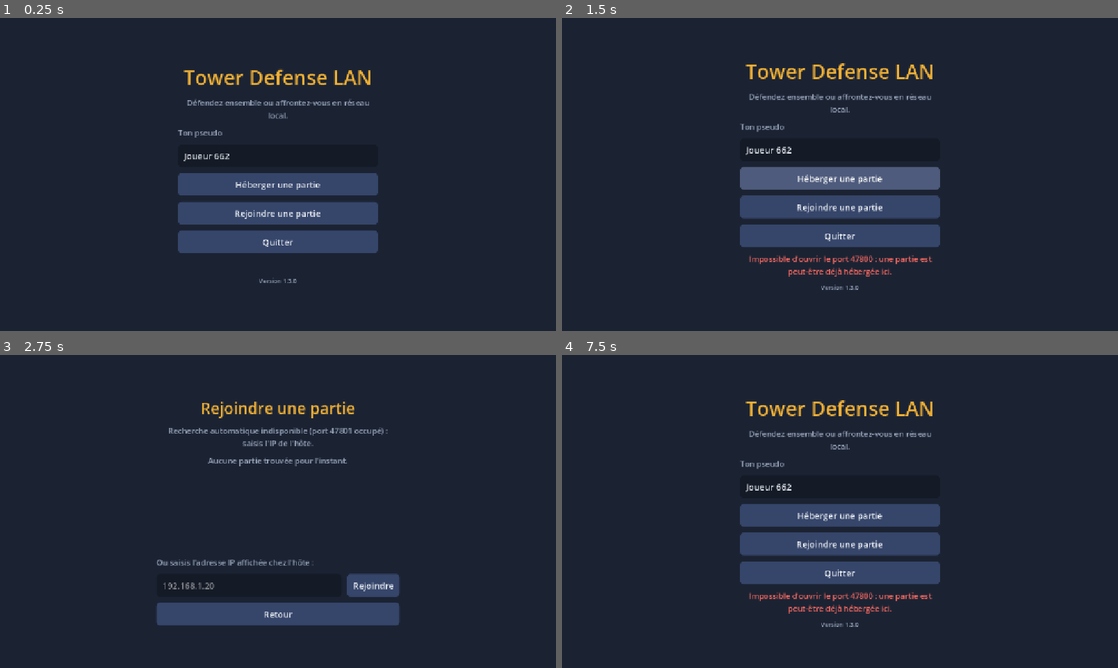
Above: before the commit, frames 1-4 (two rows, left to right).
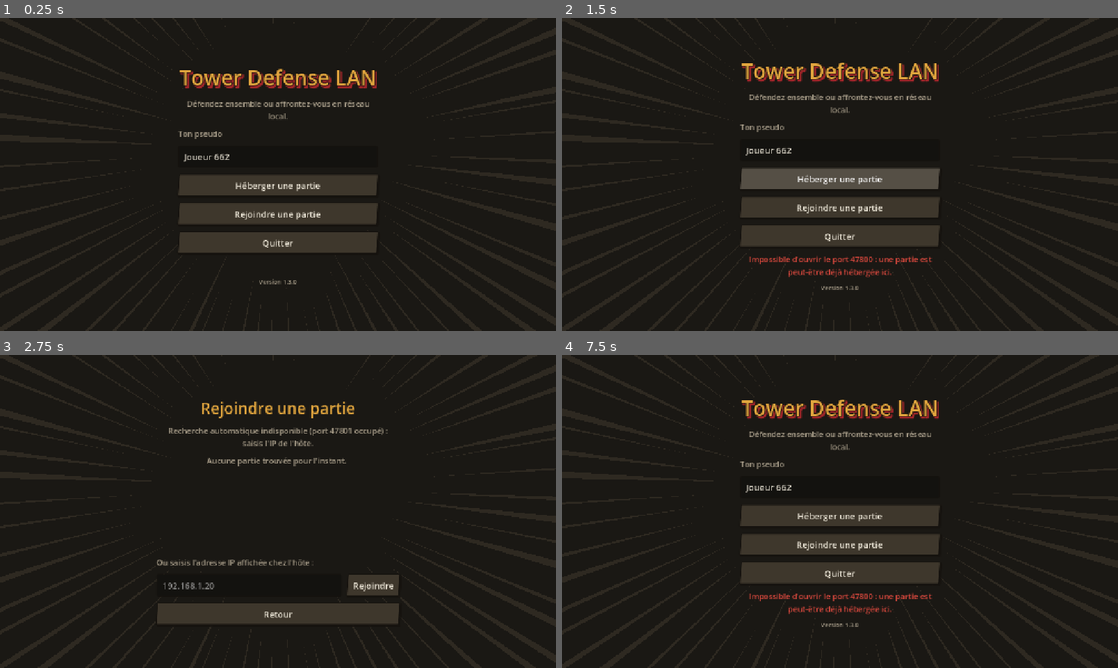
Above: after the commit, the same moments.

Repository: Forthtilliath/tower-defense-lan
Game: Godot game, scene res://scenes/main.tscn
Same seed, same stepped clock (60 frames per second), same inputs: the game is played once before the commit and once after it.
Inputs (mouse positions are in pixels of both pictures, inside the frame that each line leads up to):
- Up to frame 1 (0.25 s): no input
- Up to frame 2 (1.5 s): click "Héberger une partie" at 0.5 s; click "Héberger une partie" at 1.25 s
- Up to frame 3 (2.75 s): click "Rejoindre une partie" at 2 s
- Up to frame 4 (7.5 s): click "Retour" at 2.75 s; click "Rejoindre une partie" at 3.5 s; click "Retour" at 4.25 s; click "Héberger une partie" at 5 s; click "Héberger une partie" at 5.75 s; click "Héberger une partie" at 6.5 s; tap Enter at 7.25 s; move the mouse to (962, 495) at 7.27 s; click (962, 495) at 7.42 s

The runs differ from the first frame. In frame 1, 89% of the frame differs, in the area x 0-100%, y 0-100%; in frame 2, 89%; in frame 3, 90%; in frame 4, 89%.
Error after the commit: Parse Error: Static function "tile()" not found in base "BoardPainter". (res://scripts/ui/board_view.gd:70)

Commit message:
feat: draw menus and terrain in manga ink style

Diff:
--- a/scripts/ui/board_painter.gd
+++ b/scripts/ui/board_painter.gd
@@ -1,64 +1,7 @@
 class_name BoardPainter
 extends RefCounted
-## Formes dessinées du terrain (sans image) : cases, cases spéciales, trajectoire des volants.
-
-
-static func tile(ci: CanvasItem, map: MapDef, data: GameData, index: int, r: Rect2) -> void:
-	var kind := map.cells[index]
-	var c := map.cell_coords(index)
-	var col: Color = BoardView.TILE_COLORS[kind]
-	if kind == MapDef.Cell.BUILD and (c.x + c.y) % 2 == 0:
-		col = col.lightened(0.05)
-	ci.draw_rect(r, col)
-	var center := r.get_center()
-	var s := r.size.x
-	match kind:
-		MapDef.Cell.BUILD:
-			ci.draw_rect(r.grow(-1), Color(0, 0, 0, 0.07), false, 1.0)
-			var special := map.special_at(index)
-			if special >= 0 and data != null:
-				_special(ci, data.specials[special], center, s)
-		MapDef.Cell.ROCK:
-			ci.draw_circle(center + Vector2(s * 0.05, s * 0.08), s * 0.3, Color("#6f747c"))
-			ci.draw_circle(center - Vector2(s * 0.08, s * 0.05), s * 0.22, Color("#9aa0a8"))
-		MapDef.Cell.TREE:
-			ci.draw_rect(Rect2(center + Vector2(-s * 0.05, s * 0.1), Vector2(s * 0.1, s * 0.28)), Color("#6b4a2b"))
-			ci.draw_circle(center - Vector2(0, s * 0.05), s * 0.3, Color("#2f6b2c"))
-			ci.draw_circle(center - Vector2(s * 0.08, s * 0.12), s * 0.14, Color("#3f8a3a"))
-		MapDef.Cell.WATER:
-			for k in 2:
-				var y := r.position.y + s * (0.35 + 0.3 * k)
-				ci.draw_line(Vector2(r.position.x + s * 0.2, y), Vector2(r.end.x - s * 0.2, y), Color(1, 1, 1, 0.25), 2.0)
-		MapDef.Cell.START:
-			ci.draw_circle(center, s * 0.38, Color("#4b2a78"))
-			ci.draw_circle(center, s * 0.26, Color("#8f5ce0"))
-			ci.draw_circle(center, s * 0.12, Color("#e5d4ff"))
-		MapDef.Cell.END:
-			var base := Rect2(center - Vector2(s * 0.32, s * 0.2), Vector2(s * 0.64, s * 0.5))
-			ci.draw_rect(base, Color("#a7b0bf"))
-			for k in 3:
-				ci.draw_rect(Rect2(base.position + Vector2(k * s * 0.24, -s * 0.12), Vector2(s * 0.16, s * 0.14)), Color("#a7b0bf"))
-			ci.draw_rect(Rect2(center + Vector2(-s * 0.08, s * 0.08), Vector2(s * 0.16, s * 0.22)), Color("#4a3a2a"))
-
-
-## Case spéciale : cadre lumineux de sa couleur et symbole selon le bonus.
-static func _special(ci: CanvasItem, special: Dictionary, center: Vector2, s: float) -> void:
-	var col := Color(special["color"])
-	var r := Rect2(center - Vector2(s, s) * 0.5, Vector2(s, s)).grow(-s * 0.08)
-	ci.draw_rect(r, Color(col, 0.18))
-	ci.draw_rect(r, Color(col, 0.85), false, maxf(1.5, s * 0.05))
-	var k := s * 0.16
-	if special["range"] > 1.0:  # colline : deux sommets
-		ci.draw_colored_polygon(PackedVector2Array([center + Vector2(-k * 1.6, k), center + Vector2(-k * 0.3, -k), center + Vector2(k, k)]), Color(col, 0.9))
-		ci.draw_colored_polygon(PackedVector2Array([center + Vector2(-k * 0.2, k), center + Vector2(k * 0.8, -k * 0.4), center + Vector2(k * 1.7, k)]), Color(col.darkened(0.2), 0.9))
-	elif special["damage"] > 1.0:  # cristal : losange
-		ci.draw_colored_polygon(PackedVector2Array([center + Vector2(0, -k * 1.5), center + Vector2(k, 0), center + Vector2(0, k * 1.5), center + Vector2(-k, 0)]), Color(col, 0.95))
-	elif special["rate"] > 1.0:  # rune : cercle gravé
-		ci.draw_arc(center, k * 1.3, 0.0, TAU, 20, Color(col, 0.95), maxf(1.5, s * 0.05))
-		ci.draw_line(center - Vector2(0, k), center + Vector2(0, k), Color(col, 0.95), maxf(1.5, s * 0.05))
-	else:  # filon d'or : pépites
-		ci.draw_circle(center + Vector2(-k * 0.6, k * 0.3), k * 0.6, Color(col, 0.95))
-		ci.draw_circle(center + Vector2(k * 0.7, -k * 0.2), k * 0.45, Color(col, 0.95))
+## Surcouches du terrain : zones des joueurs et trajectoire des volants (le décor des cases
+## est dans TerrainPainter).
 
 
 ## Couleur de chaque zone de joueur : celle du (premier) joueur qui la tient.
@@ -85,7 +28,7 @@
 		var c := map.cell_coords(i)
 		var r := Rect2(origin + Vector2(c) * ts, Vector2(ts, ts))
 		ci.draw_rect(r, Color(colors[z], 0.16))
-		var edge := Color(colors[z], 0.75)
+		var edge := Color(colors[z], 0.8)
 		if c.x + 1 < map.width and _other_zone(map, i + 1, z):
 			ci.draw_line(Vector2(r.end.x, r.position.y), r.end, edge, w)
 		if c.x > 0 and _other_zone(map, i - 1, z):
@@ -104,4 +47,4 @@
 static func flight_paths(ci: CanvasItem, map: MapDef, origin: Vector2, ts: float) -> void:
 	for p in map.start_count():
 		var pts: PackedVector2Array = map.air_paths[p]
-		ci.draw_dashed_line(origin + pts[0] * ts, origin + pts[pts.size() - 1] * ts, Color(1, 1, 1, 0.22), maxf(1.5, ts * 0.04), ts * 0.25)
+		ci.draw_dashed_line(origin + pts[0] * ts, origin + pts[pts.size() - 1] * ts, Color(Ink.PAPER, 0.3), maxf(1.5, ts * 0.04), ts * 0.25)
--- /dev/null
+++ b/scripts/ui/ink.gd
@@ -0,0 +1,64 @@
+class_name Ink
+extends RefCounted
+## Style manga : encre, palette terreuse et petites formes réutilisables (contours, ellipses,
+## éclats d'impact). Tout est dessiné en code, sans image ni shader.
+
+const INK := Color("#15120e")
+const PAPER := Color("#f4eedf")
+const STEAM := Color(0.96, 0.93, 0.88, 0.55)
+const STONE := Color("#9b9384")
+const STONE_DARK := Color("#6c655a")
+
+
+## Épaisseur de trait d'encre adaptée à la taille des cases.
+static func width(ts: float, k := 0.045) -> float:
+	return maxf(1.5, ts * k)
+
+
+## Disque cerné d'encre, en deux tons (ombre franche en bas à droite).
+static func disc(ci: CanvasItem, c: Vector2, r: float, col: Color, w: float) -> void:
+	ci.draw_circle(c, r + w, INK)
+	ci.draw_circle(c, r, col.darkened(0.32))
+	ci.draw_circle(c - Vector2(r, r) * 0.14, r * 0.84, col)
+
+
+## Polygone plein cerné d'encre.
+static func poly(ci: CanvasItem, pts: PackedVector2Array, col: Color, w: float) -> void:
+	ci.draw_colored_polygon(pts, col)
+	var closed := pts.duplicate()
+	closed.append(pts[0])
+	ci.draw_polyline(closed, INK, w, true)
+
+
+## Ellipse pleine (ombre au sol, reflets) via une transformation temporaire.
+static func ellipse(ci: CanvasItem, c: Vector2, rx: float, ry: float, col: Color) -> void:
+	if rx <= 0.0 or ry <= 0.0:
+		return
+	ci.draw_set_transform(c, 0.0, Vector2(1.0, ry / rx))
+	ci.draw_circle(Vector2.ZERO, rx, col)
+	ci.draw_set_transform_matrix(Transform2D.IDENTITY)
+
+
+## Éclat d'impact façon manga : étoile aux pointes irrégulières (déterministe selon salt).
+static func burst(c: Vector2, outer: float, inner: float, points: int, salt: int) -> PackedVector2Array:
+	var pts := PackedVector2Array()
+	for k in points * 2:
+		var jitter := 0.75 + 0.5 * noise(salt, k)
+		var rad := (outer if k % 2 == 0 else inner) * jitter
+		pts.append(c + Vector2.from_angle(PI * k / points) * rad)
+	return pts
+
+
+## Lignes de vitesse rayonnantes entre deux rayons.
+static func speed_lines(ci: CanvasItem, c: Vector2, r0: float, r1: float, count: int, col: Color, w: float, salt: int) -> void:
+	for k in count:
+		var a := TAU * (k + 0.5 * noise(salt, k)) / count
+		var d := Vector2.from_angle(a)
+		ci.draw_line(c + d * r0, c + d * r1 * (0.8 + 0.3 * noise(salt + 7, k)), col, w)
+
+
+## Bruit déterministe dans [0, 1[ (variations de décor stables d'une image à l'autre).
+static func noise(salt: int, k: int) -> float:
+	var h := (salt * 73856093) ^ (k * 19349663)
+	h = (h ^ (h >> 13)) * 1274126177
+	return float((h >> 8) & 0xffff) / 65536.0
--- a/scripts/ui/main.gd
+++ b/scripts/ui/main.gd
@@ -2,6 +2,7 @@
 ## Racine de l'application : affiche un écran à la fois (menu, rejoindre, salon, partie).
 
 var _screen: Control
+var _backdrop: MangaBackdrop
 
 
 func _ready() -> void:
@@ -11,6 +12,8 @@
 	bg.set_anchors_preset(PRESET_FULL_RECT)
 	bg.mouse_filter = MOUSE_FILTER_IGNORE
 	add_child(bg)
+	_backdrop = MangaBackdrop.new()
+	add_child(_backdrop)
 	Net.match_started.connect(show_game)
 	Net.session_ended.connect(show_menu)
 	Net.back_to_lobby.connect(show_lobby)
@@ -42,6 +45,7 @@
 	if _screen != null:
 		_screen.queue_free()
 	_screen = screen
+	_backdrop.visible = not (screen is GameScreen)  # pas de lignes de vitesse derrière le plateau
 	add_child(screen)
 
 
--- /dev/null
+++ b/scripts/ui/manga_backdrop.gd
@@ -0,0 +1,25 @@
+class_name MangaBackdrop
+extends Control
+## Fond des menus : lignes de vitesse rayonnantes façon planche de manga.
+## Dessiné une seule fois (redessiné seulement si la fenêtre change de taille).
+
+const RAYS := 72
+
+
+func _init() -> void:
+	set_anchors_preset(PRESET_FULL_RECT)
+	mouse_filter = MOUSE_FILTER_IGNORE
+
+
+func _draw() -> void:
+	draw_rect(Rect2(Vector2.ZERO, size), UiTheme.BG)
+	var c := Vector2(size.x * 0.5, size.y * 0.42)
+	var r0 := minf(size.x, size.y) * 0.34
+	var r1 := size.length()
+	for k in RAYS:
+		var a := TAU * (k + 0.6 * Ink.noise(3, k)) / RAYS
+		var spread := 0.006 + 0.012 * Ink.noise(5, k)
+		var start := r0 * (1.0 + 0.5 * Ink.noise(9, k))
+		var tri := PackedVector2Array([c + Vector2.from_angle(a) * start,
+			c + Vector2.from_angle(a - spread) * r1, c + Vector2.from_angle(a + spread) * r1])
+		draw_colored_polygon(tri, Color(UiTheme.PANEL_LIGHT, 0.55))
--- a/scripts/ui/menu_screen.gd
+++ b/scripts/ui/menu_screen.gd
@@ -18,7 +18,7 @@
 	var box := UiTheme.vbox(14)
 	box.custom_minimum_size.x = 460
 	add_child(box)
-	box.add_child(UiTheme.label("Tower Defense LAN", 46, UiTheme.ACCENT, HORIZONTAL_ALIGNMENT_CENTER))
+	box.add_child(UiTheme.title("Tower Defense LAN", 48))
 	box.add_child(UiTheme.label("Défendez ensemble ou affrontez-vous en réseau local.", 18, UiTheme.MUTED, HORIZONTAL_ALIGNMENT_CENTER))
 	box.add_child(UiTheme.label("Ton pseudo", 18, UiTheme.MUTED))
 	_name_edit = LineEdit.new()
--- /dev/null
+++ b/scripts/ui/special_painter.gd
@@ -0,0 +1,27 @@
+class_name SpecialPainter
+extends RefCounted
+## Case spéciale : dalle cernée d'encre de sa couleur et symbole selon le bonus.
+
+
+static func draw(ci: CanvasItem, special: Dictionary, center: Vector2, s: float) -> void:
+	var col := Color(special["color"])
+	var w := Ink.width(s, 0.04)
+	var r := Rect2(center - Vector2(s, s) * 0.5, Vector2(s, s)).grow(-s * 0.1)
+	ci.draw_rect(r, Color(col, 0.22))
+	ci.draw_rect(r, Ink.INK, false, w * 1.6)
+	ci.draw_rect(r.grow(-w), Color(col, 0.9), false, w)
+	var k := s * 0.16
+	if special["range"] > 1.0:  # colline : deux sommets
+		Ink.poly(ci, PackedVector2Array([center + Vector2(-k * 1.6, k), center + Vector2(-k * 0.3, -k), center + Vector2(k, k)]), col, w)
+		Ink.poly(ci, PackedVector2Array([center + Vector2(-k * 0.2, k), center + Vector2(k * 0.8, -k * 0.4), center + Vector2(k * 1.7, k)]), col.darkened(0.25), w)
+	elif special["damage"] > 1.0:  # cristal : losange à facette claire
+		Ink.poly(ci, PackedVector2Array([center + Vector2(0, -k * 1.5), center + Vector2(k, 0), center + Vector2(0, k * 1.5), center + Vector2(-k, 0)]), col, w)
+		ci.draw_colored_polygon(PackedVector2Array([center + Vector2(0, -k * 1.5), center + Vector2(0, k * 1.5), center + Vector2(-k, 0)]), col.lightened(0.3))
+	elif special["rate"] > 1.0:  # rune : cercle gravé
+		ci.draw_arc(center, k * 1.3, 0.0, TAU, 20, Ink.INK, w * 2.4)
+		ci.draw_arc(center, k * 1.3, 0.0, TAU, 20, col, w)
+		ci.draw_line(center - Vector2(0, k), center + Vector2(0, k), Ink.INK, w * 2.4)
+		ci.draw_line(center - Vector2(0, k), center + Vector2(0, k), col, w)
+	else:  # filon d'or : pépites
+		Ink.disc(ci, center + Vector2(-k * 0.6, k * 0.3), k * 0.6, col, w)
+		Ink.disc(ci, center + Vector2(k * 0.7, -k * 0.2), k * 0.45, col, w)
--- /dev/null
+++ b/scripts/ui/terrain_layer.gd
@@ -0,0 +1,36 @@
+class_name TerrainLayer
+extends Control
+## Décor fixe d'un plateau (cases, zones, trajectoires, cadre), dessiné derrière son BoardView.
+## Redessiné seulement quand la carte, la taille ou les zones changent : le décor n'est pas
+## recalculé à chaque image, ce qui économise le processeur sur téléphone.
+
+var view: BoardView
+
+
+func _init(p_view: BoardView) -> void:
+	view = p_view
+	show_behind_parent = true
+	mouse_filter = MOUSE_FILTER_IGNORE
+	set_anchors_preset(PRESET_FULL_RECT)
+
+
+func _draw() -> void:
+	var map := view.map
+	if map == null:
+		return
+	view.update_layout()
+	var ts := view.tile_size()
+	var origin := view.origin()
+	var board := Rect2(origin, Vector2(map.width, map.height) * ts)
+	draw_rect(Rect2(board.position + Vector2(ts, ts) * 0.12, board.size), Color(Ink.INK, 0.6))
+	var rects: Array[Rect2] = []
+	for i in map.cell_count():
+		rects.append(Rect2(origin + Vector2(map.cell_coords(i)) * ts, Vector2(ts, ts)))
+		TerrainPainter.ground(self, map, i, rects[i])
+	for i in map.cell_count():
+		TerrainPainter.edges(self, map, i, rects[i])
+	BoardPainter.zones(self, map, view.zone_colors, origin, ts)
+	for i in map.cell_count():
+		TerrainPainter.props(self, map, view.data, i, rects[i])
+	BoardPainter.flight_paths(self, map, origin, ts)
+	draw_rect(board, Ink.INK, false, Ink.width(ts, 0.08))
--- /dev/null
+++ b/scripts/ui/terrain_painter.gd
@@ -0,0 +1,141 @@
+class_name TerrainPainter
+extends RefCounted
+## Décor du plateau au style manga : herbe olive, route poussiéreuse cernée d'encre, forêt de
+## conifères, rochers, vagues, brèche fumante (départ) et pan de rempart (arrivée).
+## Dessiné une seule fois par TerrainLayer (pas à chaque image).
+
+const COLORS := {
+	MapDef.Cell.BUILD: Color("#7a8a52"), MapDef.Cell.ROUTE: Color("#c4a978"),
+	MapDef.Cell.START: Color("#c4a978"), MapDef.Cell.END: Color("#c4a978"),
+	MapDef.Cell.ROCK: Color("#6d7c48"), MapDef.Cell.WATER: Color("#46708c"),
+	MapDef.Cell.TREE: Color("#6d7c48"),
+}
+
+
+static func is_road(kind: int) -> bool:
+	return kind == MapDef.Cell.ROUTE or kind == MapDef.Cell.START or kind == MapDef.Cell.END
+
+
+## Fond de case et texture (premier passage, avant les contours et les éléments hauts).
+static func ground(ci: CanvasItem, map: MapDef, index: int, r: Rect2) -> void:
+	var kind := map.cells[index]
+	var c := map.cell_coords(index)
+	var col: Color = COLORS[kind]
+	if not is_road(kind) and kind != MapDef.Cell.WATER and (c.x + c.y) % 2 == 0:
+		col = col.lightened(0.04)
+	ci.draw_rect(r, col)
+	var s := r.size.x
+	var w := Ink.width(s, 0.03)
+	if is_road(kind):  # cailloux et trame de points
+		for k in 3:
+			var p := r.position + Vector2(0.15 + 0.7 * Ink.noise(index, k), 0.15 + 0.7 * Ink.noise(index, k + 9)) * s
+			ci.draw_circle(p, maxf(1.0, s * 0.035), col.darkened(0.22))
+	elif kind == MapDef.Cell.WATER:  # vagues stylisées
+		for k in 2:
+			var p := r.position + Vector2(0.3 + 0.4 * k, 0.35 + 0.3 * k) * s
+			ci.draw_arc(p, s * 0.13, PI, TAU, 8, Color(Ink.PAPER, 0.65), w)
+			ci.draw_arc(p + Vector2(s * 0.26, 0), s * 0.13, PI, TAU, 8, Color(Ink.PAPER, 0.65), w)
+	elif kind == MapDef.Cell.BUILD and Ink.noise(index, 1) < 0.5:  # touffe d'herbe à l'encre
+		var p := r.position + Vector2(0.2 + 0.6 * Ink.noise(index, 2), 0.3 + 0.5 * Ink.noise(index, 3)) * s
+		var k := s * 0.07
+		var tuft := Color(Ink.INK, 0.28)
+		ci.draw_line(p, p + Vector2(-k, -k * 1.4), tuft, w)
+		ci.draw_line(p, p + Vector2(0, -k * 1.8), tuft, w)
+		ci.draw_line(p, p + Vector2(k, -k * 1.4), tuft, w)
+
+
+## Liserés d'encre là où la route (ou l'eau) touche un autre terrain.
+static func edges(ci: CanvasItem, map: MapDef, index: int, r: Rect2) -> void:
+	var kind := map.cells[index]
+	var water := kind == MapDef.Cell.WATER
+	if not is_road(kind) and not water:
+		return
+	var c := map.cell_coords(index)
+	var w := Ink.width(r.size.x, 0.06)
+	var same := func(i: int) -> bool: return (map.cells[i] == MapDef.Cell.WATER) if water else is_road(map.cells[i])
+	if c.y > 0 and not same.call(index - map.width):
+		ci.draw_line(r.position, Vector2(r.end.x, r.position.y), Ink.INK, w)
+	if c.y + 1 < map.height and not same.call(index + map.width):
+		ci.draw_line(Vector2(r.position.x, r.end.y), r.end, Ink.INK, w)
+	if c.x > 0 and not same.call(index - 1):
+		ci.draw_line(r.position, Vector2(r.position.x, r.end.y), Ink.INK, w)
+	if c.x + 1 < map.width and not same.call(index + 1):
+		ci.draw_line(Vector2(r.end.x, r.position.y), r.end, Ink.INK, w)
+
+
+## Éléments hauts (dernier passage : ils peuvent déborder sur la case du dessus).
+static func props(ci: CanvasItem, map: MapDef, data: GameData, index: int, r: Rect2) -> void:
+	var center := r.get_center()
+	var s := r.size.x
+	var w := Ink.width(s)
+	match map.cells[index]:
+		MapDef.Cell.BUILD:
+			var special := map.special_at(index)
+			if special >= 0 and data != null:
+				SpecialPainter.draw(ci, data.specials[special], center, s)
+		MapDef.Cell.ROCK:
+			_rock(ci, index, center, s, w)
+		MapDef.Cell.TREE:
+			_tree(ci, center, s, w)
+		MapDef.Cell.START:
+			_breach(ci, index, center, s, w)
+		MapDef.Cell.END:
+			_wall(ci, center, s, w)
+
+
+static func _rock(ci: CanvasItem, index: int, c: Vector2, s: float, w: float) -> void:
+	Ink.ellipse(ci, c + Vector2(0, s * 0.28), s * 0.36, s * 0.1, Color(Ink.INK, 0.3))
+	var pts := PackedVector2Array()
+	for k in 7:
+		pts.append(c + Vector2.from_angle(TAU * k / 7.0 - PI / 2.0) * s * (0.26 + 0.1 * Ink.noise(index, k)) * Vector2(1.15, 0.9))
+	Ink.poly(ci, pts, Ink.STONE_DARK, w)
+	var lit := PackedVector2Array()
+	for p in pts:
+		lit.append(c + (p - c) * 0.72 - Vector2(s, s) * 0.05)
+	ci.draw_colored_polygon(lit, Ink.STONE)
+	for k in 2:  # hachures dans l'ombre
+		var p := c + Vector2(s * (0.08 + 0.08 * k), s * 0.08)
+		ci.draw_line(p, p + Vector2(s * 0.06, s * 0.1), Color(Ink.INK, 0.6), maxf(1.0, w * 0.6))
+
+
+## Conifère de la grande forêt : trois étages, moitié gauche éclairée.
+static func _tree(ci: CanvasItem, c: Vector2, s: float, w: float) -> void:
+	Ink.ellipse(ci, c + Vector2(0, s * 0.4), s * 0.3, s * 0.08, Color(Ink.INK, 0.3))
+	ci.draw_rect(Rect2(c + Vector2(-s * 0.06, s * 0.15), Vector2(s * 0.12, s * 0.27)), Ink.INK)
+	ci.draw_rect(Rect2(c + Vector2(-s * 0.035, s * 0.15), Vector2(s * 0.07, s * 0.25)), Color("#5a4030"))
+	for k in 3:
+		var top := c + Vector2(0, -s * (0.62 - 0.22 * k))
+		var half := s * (0.2 + 0.07 * k)
+		var base_y := top.y + s * (0.38 + 0.02 * k)
+		var tri := PackedVector2Array([top, Vector2(c.x + half, base_y), Vector2(c.x - half, base_y)])
+		Ink.poly(ci, tri, Color("#2f4a2a"), w)
+		ci.draw_colored_polygon(PackedVector2Array([top, Vector2(c.x, base_y), Vector2(c.x - half + w, base_y - w * 0.5)]), Color("#46693a"))
+
+
+## Brèche : cratère fissuré d'où montent des fumerolles.
+static func _breach(ci: CanvasItem, index: int, c: Vector2, s: float, w: float) -> void:
+	for k in 5:
+		var d := Vector2.from_angle(TAU * k / 5.0 + Ink.noise(index, k))
+		ci.draw_line(c + d * s * 0.3, c + d * s * 0.48, Ink.INK, w)
+	Ink.poly(ci, Ink.burst(c, s * 0.38, s * 0.28, 7, index), Color("#2b1f1a"), w)
+	ci.draw_circle(c, s * 0.2, Color("#8f2b24"))
+	ci.draw_circle(c + Vector2(s * 0.03, s * 0.03), s * 0.12, Color("#1c1310"))
+	for k in 3:  # fumée
+		ci.draw_circle(c + Vector2((k - 1) * s * 0.16, -s * (0.36 + 0.06 * (k % 2))), s * (0.11 + 0.03 * (k % 2)), Ink.STEAM)
+
+
+## Rempart : bloc de pierre massif avec porte, plus haut que la case.
+static func _wall(ci: CanvasItem, c: Vector2, s: float, w: float) -> void:
+	var r := Rect2(c + Vector2(-s * 0.46, -s * 0.62), Vector2(s * 0.92, s * 1.0))
+	ci.draw_rect(Rect2(r.position + Vector2(s * 0.08, s * 0.08), r.size), Color(Ink.INK, 0.4))
+	ci.draw_rect(r, Ink.STONE)
+	ci.draw_rect(Rect2(r.end.x - s * 0.2, r.position.y, s * 0.2, r.size.y), Ink.STONE_DARK)
+	ci.draw_rect(Rect2(r.position, Vector2(r.size.x, s * 0.12)), Ink.STONE.lightened(0.15))
+	var joint := Color(Ink.INK, 0.45)
+	for k in 3:  # assises de pierre
+		var y := r.position.y + s * (0.3 + 0.22 * k)
+		ci.draw_line(Vector2(r.position.x, y), Vector2(r.end.x, y), joint, maxf(1.0, w * 0.5))
+	var gate := Rect2(c + Vector2(-s * 0.15, s * 0.05), Vector2(s * 0.3, s * 0.33))
+	ci.draw_rect(gate, Color("#241a14"))
+	ci.draw_circle(Vector2(c.x, gate.position.y), s * 0.15, Color("#241a14"))
+	ci.draw_rect(r, Ink.INK, false, w)
--- a/scripts/ui/ui_theme.gd
+++ b/scripts/ui/ui_theme.gd
@@ -3,32 +3,40 @@
 ## Thème de l'interface construit en code, et petits constructeurs de contrôles.
 ## Tailles généreuses pour rester utilisable au doigt sur téléphone.
 
-const BG := Color("#1b2333")
-const PANEL := Color("#263248")
-const PANEL_LIGHT := Color("#36456a")
-const ACCENT := Color("#f2b134")
-const TEXT := Color("#eef2f7")
-const MUTED := Color("#9aa7bd")
-const DANGER := Color("#ff6b62")
-const SUCCESS := Color("#5ad17a")
+## Palette « encre et cuir » au style manga : fonds sombres chauds, accent ocre, rouge sang.
+const BG := Color("#1a1814")
+const PANEL := Color("#28241e")
+const PANEL_LIGHT := Color("#3e372c")
+const ACCENT := Color("#e2a63e")
+const TEXT := Color("#f4eedf")
+const MUTED := Color("#aba08c")
+const DANGER := Color("#e24a3f")
+const SUCCESS := Color("#74c76a")
 const GOLD := Color("#ffd54a")
 const LIFE := Color("#ff7b8a")
-const PLAYER_COLORS: Array[Color] = [Color("#4ea1ff"), Color("#ff6b6b"), Color("#5ad17a"), Color("#c38bff")]
+const CRIMSON := Color("#a3262a")
+const PLAYER_COLORS: Array[Color] = [Color("#4f9be8"), Color("#e8524a"), Color("#62c46e"), Color("#b88cf0")]
 
 
 static func build() -> Theme:
 	var t := Theme.new()
 	t.default_font_size = 20
 	for kind in ["Button", "OptionButton"]:
-		t.set_stylebox("normal", kind, box(PANEL_LIGHT))
-		t.set_stylebox("hover", kind, box(PANEL_LIGHT.lightened(0.12)))
-		t.set_stylebox("pressed", kind, box(ACCENT.darkened(0.3)))
-		t.set_stylebox("disabled", kind, box(PANEL.darkened(0.15)))
+		t.set_stylebox("normal", kind, slanted(PANEL_LIGHT))
+		t.set_stylebox("hover", kind, slanted(PANEL_LIGHT.lightened(0.12)))
+		t.set_stylebox("pressed", kind, slanted(CRIMSON))
+		t.set_stylebox("disabled", kind, slanted(PANEL.darkened(0.15)))
 		t.set_stylebox("focus", kind, StyleBoxEmpty.new())
 		t.set_color("font_color", kind, TEXT)
 		t.set_color("font_hover_color", kind, Color.WHITE)
 		t.set_color("font_pressed_color", kind, Color.WHITE)
 		t.set_color("font_disabled_color", kind, MUTED.darkened(0.25))
+	# Marge intérieure des zones défilantes : place pour l'inclinaison et l'ombre des boutons.
+	var scroll_pad := StyleBoxEmpty.new()
+	scroll_pad.content_margin_left = 4
+	scroll_pad.content_margin_right = 10
+	scroll_pad.content_margin_bottom = 6
+	t.set_stylebox("panel", "ScrollContainer", scroll_pad)
 	t.set_stylebox("panel", "PanelContainer", box(PANEL, 12))
 	t.set_stylebox("normal", "LineEdit", box(BG.darkened(0.25)))
 	t.set_stylebox("focus", "LineEdit", box(BG.darkened(0.25), 8, ACCENT))
@@ -40,18 +48,41 @@
 	return t
 
 
-static func box(color: Color, radius := 8, border := Color.TRANSPARENT) -> StyleBoxFlat:
+static func box(color: Color, radius := 3, border := Color.TRANSPARENT) -> StyleBoxFlat:
 	var sb := StyleBoxFlat.new()
 	sb.bg_color = color
-	sb.set_corner_radius_all(radius)
+	sb.set_corner_radius_all(mini(radius, 3))
 	sb.content_margin_left = 14
 	sb.content_margin_right = 14
 	sb.content_margin_top = 8
 	sb.content_margin_bottom = 8
-	if border.a > 0.0:
-		sb.set_border_width_all(2)
-		sb.border_color = border
+	sb.set_border_width_all(2)
+	sb.border_color = border if border.a > 0.0 else Ink.INK
 	return sb
+
+
+## Bouton façon case de manga : légèrement penché, contour d'encre et ombre franche.
+static func slanted(color: Color) -> StyleBoxFlat:
+	var sb := box(color, 2)
+	sb.skew = Vector2(0.08, 0.0)
+	sb.border_width_bottom = 3
+	sb.shadow_color = Color(Ink.INK, 0.85)
+	sb.shadow_size = 1
+	sb.shadow_offset = Vector2(3, 3)
+	return sb
+
+
+## Titre au style manga : grandes lettres cernées d'encre avec ombre portée rouge.
+static func title(text: String, size := 46) -> Label:
+	var l := label(text, size, ACCENT, HORIZONTAL_ALIGNMENT_CENTER)
+	l.autowrap_mode = TextServer.AUTOWRAP_OFF
+	l.add_theme_color_override("font_outline_color", Ink.INK)
+	l.add_theme_constant_override("outline_size", maxi(6, size / 6))
+	l.add_theme_color_override("font_shadow_color", CRIMSON)
+	l.add_theme_constant_override("shadow_offset_x", 4)
+	l.add_theme_constant_override("shadow_offset_y", 4)
+	l.add_theme_constant_override("shadow_outline_size", maxi(6, size / 6))
+	return l
 
 
 static func label(text: String, size := 20, color := TEXT, align := HORIZONTAL_ALIGNMENT_LEFT) -> Label:
Not shown, added: scripts/ui/ink.gd.uid
Not shown, added: scripts/ui/manga_backdrop.gd.uid
Not shown, added: scripts/ui/special_painter.gd.uid
Not shown, added: scripts/ui/terrain_layer.gd.uid
Not shown, added: scripts/ui/terrain_painter.gd.uid
